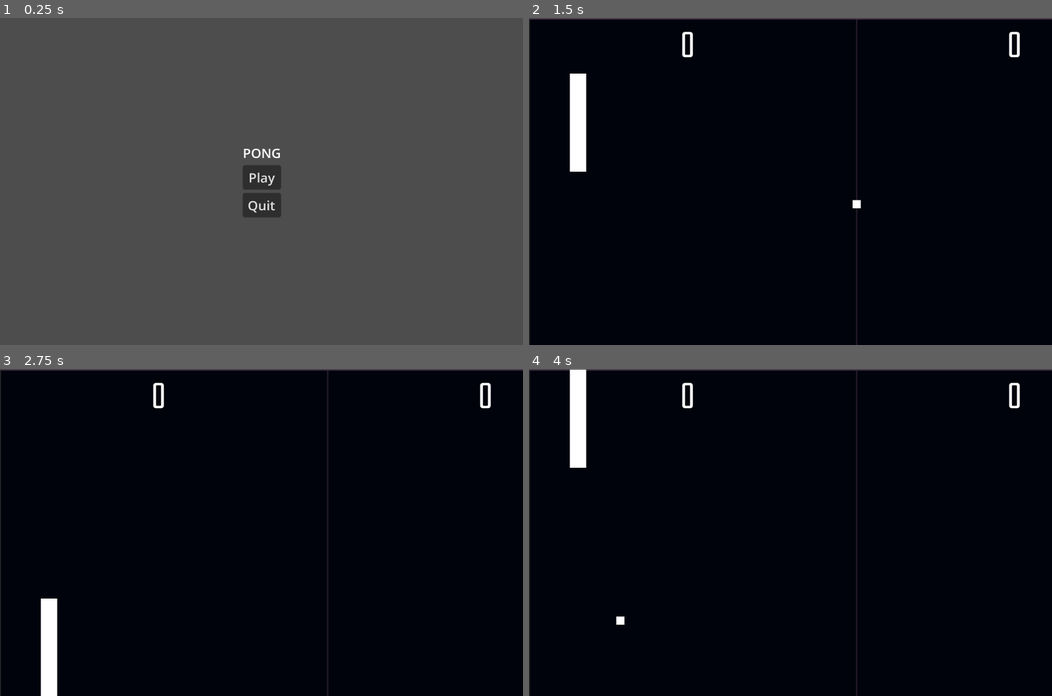
Above: before the commit, frames 1-4 (two rows, left to right).
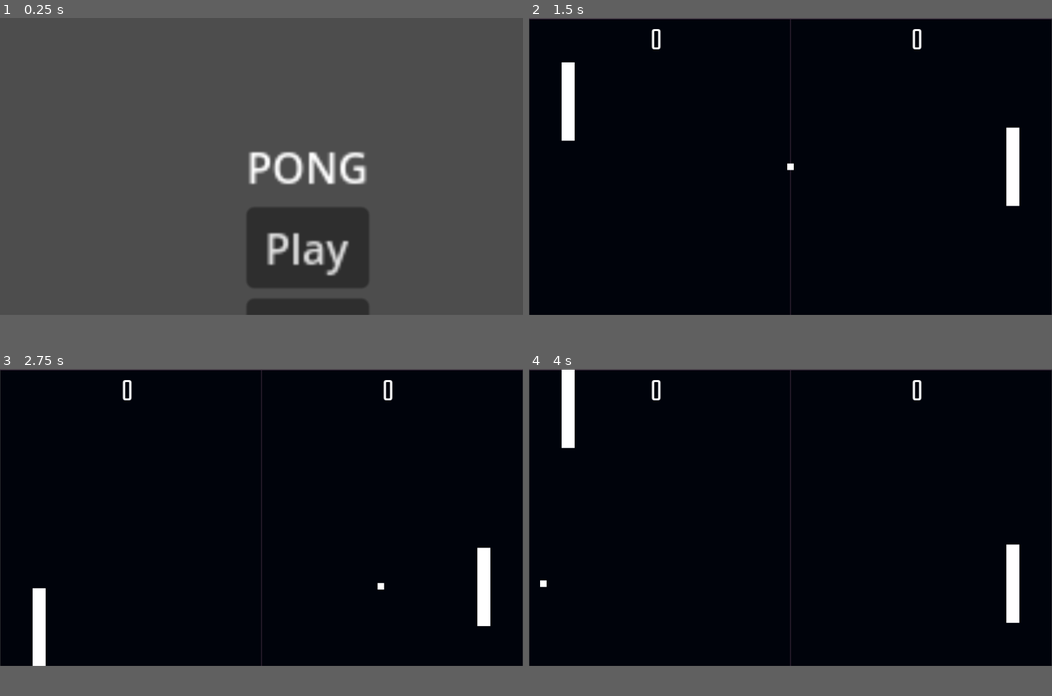
Above: after the commit, the same moments.

Repository: ElliotTrapp/PONG
Game: Godot game, scene res://scenes/menu.tscn
Two runs of this game, one before a commit and one after it. Both use one fixed random seed, a clock stepped at 60 frames per second and the inputs below.
Inputs (mouse positions are in pixels of both pictures, inside the frame that each line leads up to):
- Up to frame 1 (0.25 s): no input
- Up to frame 2 (1.5 s): click "Play" at 0.5 s; tap Enter at 1.25, 1.35 s; move the mouse to (905, 165) at 1.27 s; hold Up (ui_up) from 1.28 s (still down); click (905, 165) at 1.42 s
- Up to frame 3 (2.75 s): move the mouse to (156, 548) at 2.02 s; release Up (ui_up) at 2.03 s; hold Down (ui_down) from 2.03 s (still down); tap F at 2.1 s
- Up to frame 4 (4 s): move the mouse to (842, 460) at 2.77 s; release Down (ui_down) at 2.78 s; hold Up (ui_up) from 2.78 s (still down); tap Enter at 2.85 s; move the mouse to (764, 597) at 3.52 s; tap F at 3.6 s; click (764, 597) at 3.67 s
In our replay, the window is 800x500 before the commit and 800x454 after it. These sizes can differ from the game's own. Grey fills any space a smaller window leaves; there, only what the larger window draws over its background counts as a difference.

The runs differ from the first frame. In frame 1, 8.3% of the frame differs, in the area x 46-71%, y 39-91%; in frame 2, 3.1%; in frame 3, 3.1%; in frame 4, 3.1%.

Commit message:
started ai and fixed winow

Diff:
--- a/project/project.godot
+++ b/project/project.godot
@@ -17,9 +17,9 @@
 
 [display]
 
-window/size/viewport_width=3208
-window/size/viewport_height=1820
-window/stretch/scale=4.0
+window/size/viewport_width=802
+window/size/viewport_height=455
+window/stretch/mode="viewport"
 
 [editor_plugins]
 
--- a/project/scenes/cpu.gd
+++ b/project/scenes/cpu.gd
@@ -1,30 +1,62 @@
 extends StaticBody2D
+
+enum Skill {
+	NOVICE = 1,
+	INTERMEDIATE = 3,
+	EXPERT = 10
+}
 
 var ball_pos : Vector2
 var dist : int
 var move_by : int
 var win_height : int
 var p_height : int
+var skill : int = Skill.NOVICE
+
+const DEFAULT_SKILL = Skill.INTERMEDIATE
+
+# Adjust these factors to tune the effect of randomness on your paddle movement.
+const RANDOM_SCALE: float = 20.0  # Scales the random offset magnitude
+
+# A helper function that returns an average value of several uniform random values.
+# Fewer iterations produce a more variable (error-prone) result.
+func get_random_offset() -> float:
+	var iterations = int(skill)
+	var result: float = 0.0
+	for i in range(iterations):
+		result += randf()
+	return result / float(iterations)
+
+func get_move_by(ball_pos: Vector2, dist: int, delta: float) -> int:
+	if not dist:
+		return dist
+	var move_by
+	move_by = get_parent().PADDLE_SPEED * delta * (dist / abs(dist))
+
+	# Get a random offset based on the current skill level.
+	var random_offset: float = get_random_offset() - 0.5  # Center to roughly [-0.5, 0.5]
+	# Apply scaling to the random offset for tuning.
+	move_by += random_offset * RANDOM_SCALE
+
+	# don't overshoot
+	if abs(dist) < move_by:
+		move_by = dist
+
+	return move_by
 
 # Called when the node enters the scene tree for the first time.
 func _ready() -> void:
 	win_height = get_viewport_rect().size.y
 	p_height = $ColorRect.get_size().y
-
+	skill = DEFAULT_SKILL
+	randomize()
 
 # Called every frame. 'delta' is the elapsed time since the previous frame.
 func _process(delta: float) -> void:
 	# move paddle towards the ball
 	ball_pos = $"../Ball".position
 	dist = position.y - ball_pos.y
-
-	if abs(dist) > get_parent().PADDLE_SPEED * delta:
-		move_by = get_parent().PADDLE_SPEED * delta * (dist / abs(dist))
-	else:
-		move_by = dist
-
-
-	position.y -= move_by
+	position.y -= get_move_by(ball_pos, dist, delta)
 
 	# limit paddle movement to window
 	position.y = clamp(position.y, p_height / 2, win_height - p_height / 2)
--- a/project/scenes/menu.tscn
+++ b/project/scenes/menu.tscn
@@ -26,6 +26,7 @@
 offset_bottom = 46.5
 grow_horizontal = 2
 grow_vertical = 2
+scale = Vector2(4, 4)
 
 [node name="VBoxContainer" type="VBoxContainer" parent="MarginContainer"]
 layout_mode = 2
Not shown, changed: .DS_Store
Not shown, changed: project/.DS_Store
